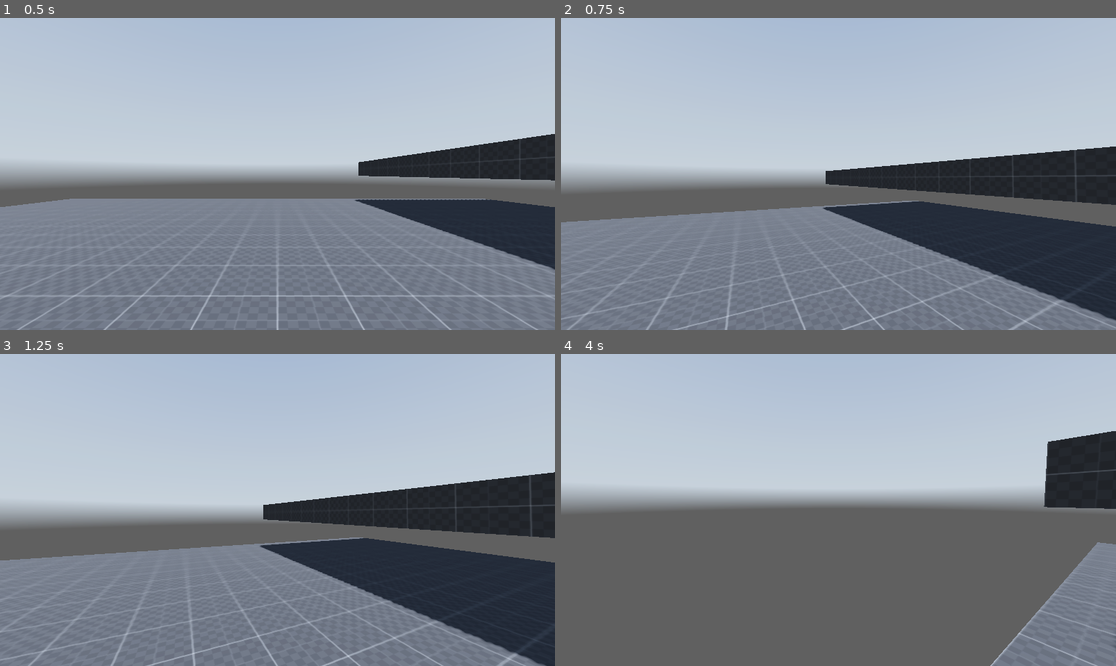
Above: before the commit, frames 1-4 (two rows, left to right).
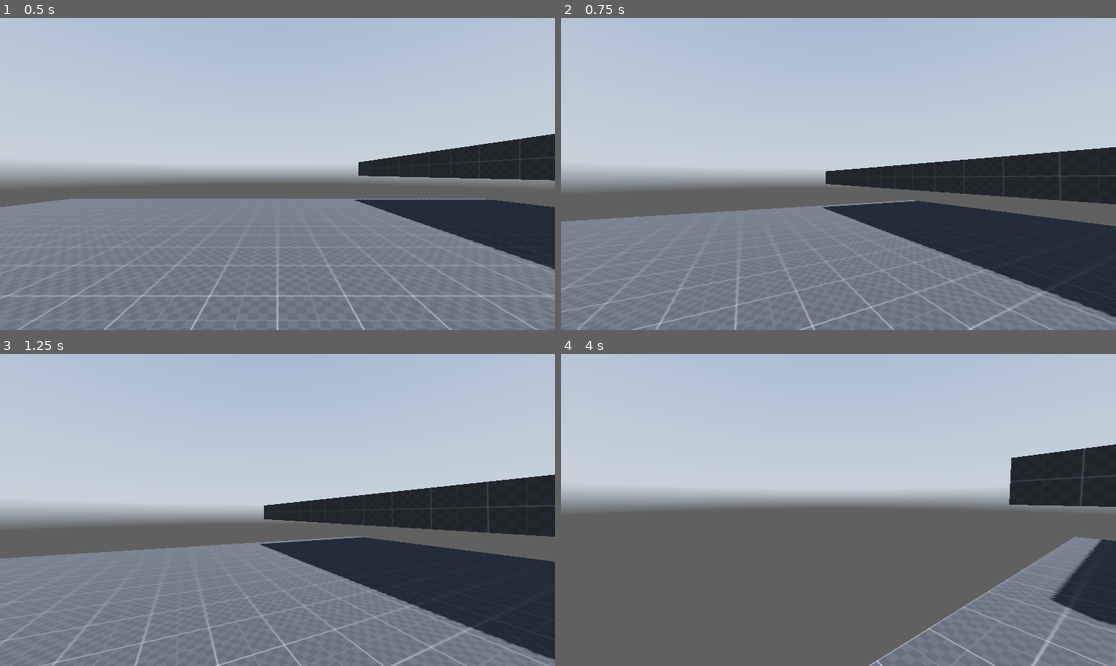
Above: after the commit, the same moments.

Repository: ubermensch04/FPS-Controller
Game: Godot game, scene res://scenes/main.tscn
Same seed, same stepped clock (60 frames per second), same inputs: the game is played once before the commit and once after it. A sky picture missing from this copy of the repository is replaced by a grey-blue gradient.
Inputs (mouse positions are in pixels of both pictures, inside the frame that each line leads up to):
- Up to frame 1 (0.5 s): no input
- Up to frame 2 (0.75 s): tap Enter (ui_accept) at 0.5 s; move the mouse to (866, 174) at 0.52 s; hold W (forward) from 0.53 s (still down); hold Ctrl (crouch) from 0.53 s (still down)
- Up to frame 3 (1.25 s): keep holding W (forward); keep holding Ctrl (crouch); tap Enter (ui_accept) at 0.77 s; tap Shift (sprint) at 0.8 s
- Up to frame 4 (4 s): keep holding W (forward); move the mouse to (810, 510) at 1.27 s; release Ctrl (crouch) at 1.28 s; tap Shift (sprint) at 1.35, 2.3 s; tap Enter (ui_accept) at 1.52, 3.02, 3.77 s; tap Ctrl (crouch) at 1.55, 3.05 s; move the mouse to (849, 503) at 2.02 s; hold Ctrl (crouch) 2.03-2.78 s; move the mouse to (832, 516) at 2.77 s; tap Alt (free_look) at 2.85 s; move the mouse to (877, 513) at 3.52 s; hold Shift (sprint) from 3.53 s (still down)

Frame 1 is identical in both runs. In frame 2, 2.8% of the frame differs, in the area x 0-100%, y 41-100%; in frame 3, 3.9%; in frame 4, 9.7%, in the area x 55-100%, y 24-100%.

Commit message:
Fixed Air Control

Diff:
--- a/player.gd
+++ b/player.gd
@@ -46,6 +46,7 @@
 var crouching_depth = -0.5
 var lerp_speed= 15
 var free_look_tilt=8
+var air_lerp_speed=3.0
 
 #Input Variables
 var direction=Vector3.ZERO
@@ -77,7 +78,7 @@
 		standing_collision_shape.disabled=true
 		crouching_collision_shape.disabled=false
 
-		current_speed=crouching_speed
+		current_speed=lerp(current_speed, crouching_speed,delta*lerp_speed)
 		head.position.y=lerp(head.position.y,crouching_depth,delta*lerp_speed)
 
 		#Slide Begin Logic
@@ -99,7 +100,7 @@
 		head.position.y=lerp(head.position.y,0.0,delta*lerp_speed)
 		#Sprinting
 		if Input.is_action_pressed("sprint"):
-			current_speed=sprinting_speed
+			current_speed=lerp(current_speed, sprinting_speed,delta*lerp_speed)
 			walking=false
 			sprinting=true
 			crouching=false
@@ -108,7 +109,7 @@
 			walking=true
 			sprinting=false
 			crouching=false
-			current_speed=walking_speed
+			current_speed=lerp(current_speed, walking_speed,delta*lerp_speed)
 	#handling free looking
 	if Input.is_action_pressed("free_look") || sliding:
 		free_looking=true
@@ -157,16 +158,19 @@
 	if Input.is_action_just_pressed("ui_accept") and is_on_floor():
 		velocity.y = jump_velocity
 		sliding=false
-	direction = lerp(direction,(transform.basis * Vector3(input_dir.x, 0, input_dir.y)).normalized(),delta*lerp_speed)
+	if is_on_floor():
+		direction = lerp(direction,(transform.basis * Vector3(input_dir.x, 0, input_dir.y)).normalized(),delta*lerp_speed)
+	else:
+		if input_dir!=Vector2.ZERO:
+			direction = lerp(direction,(transform.basis * Vector3(input_dir.x, 0, input_dir.y)).normalized(),delta*air_lerp_speed)
 	if sliding:
 		direction=(transform.basis*Vector3(slide_vector.x,0,slide_vector.y)).normalized()
+		current_speed= (slide_timer+0.1)*slide_speed
+
 	if direction:
 		velocity.x = direction.x * current_speed
 		velocity.z = direction.z * current_speed
 
-		if sliding:
-			velocity.x = direction.x * (slide_timer+0.1)*slide_speed
-			velocity.z = direction.z * (slide_timer+0.1)*slide_speed
 	else:
 		velocity.x = move_toward(velocity.x, 0, current_speed)
 		velocity.z = move_toward(velocity.z, 0, current_speed)
